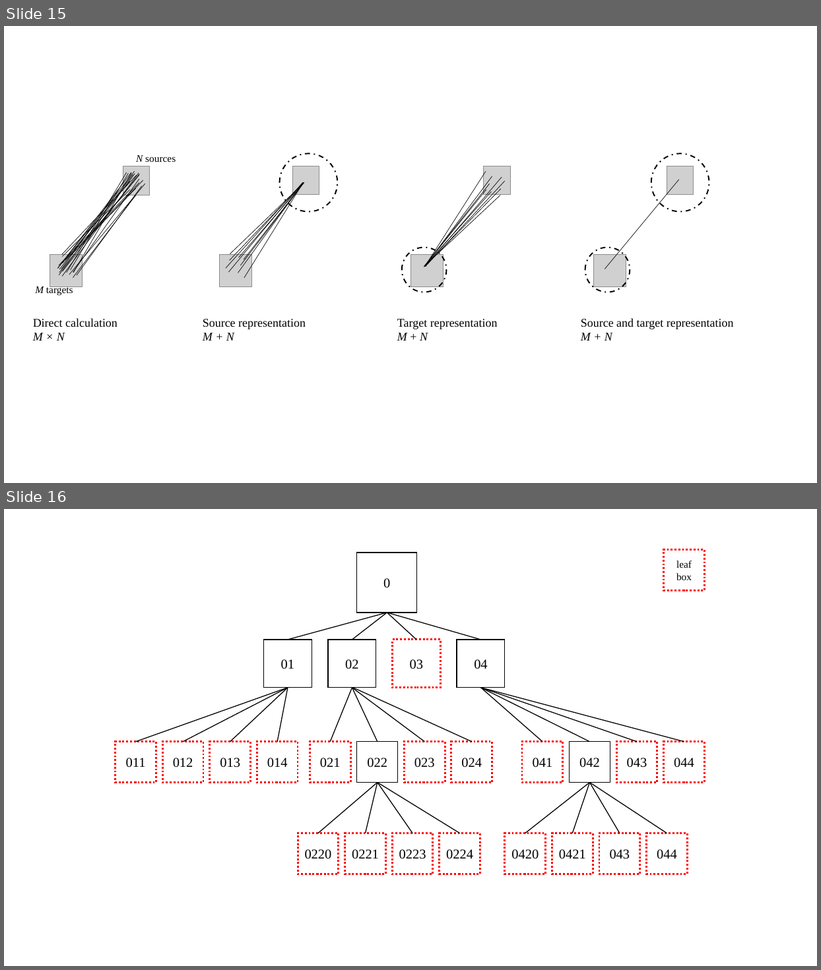
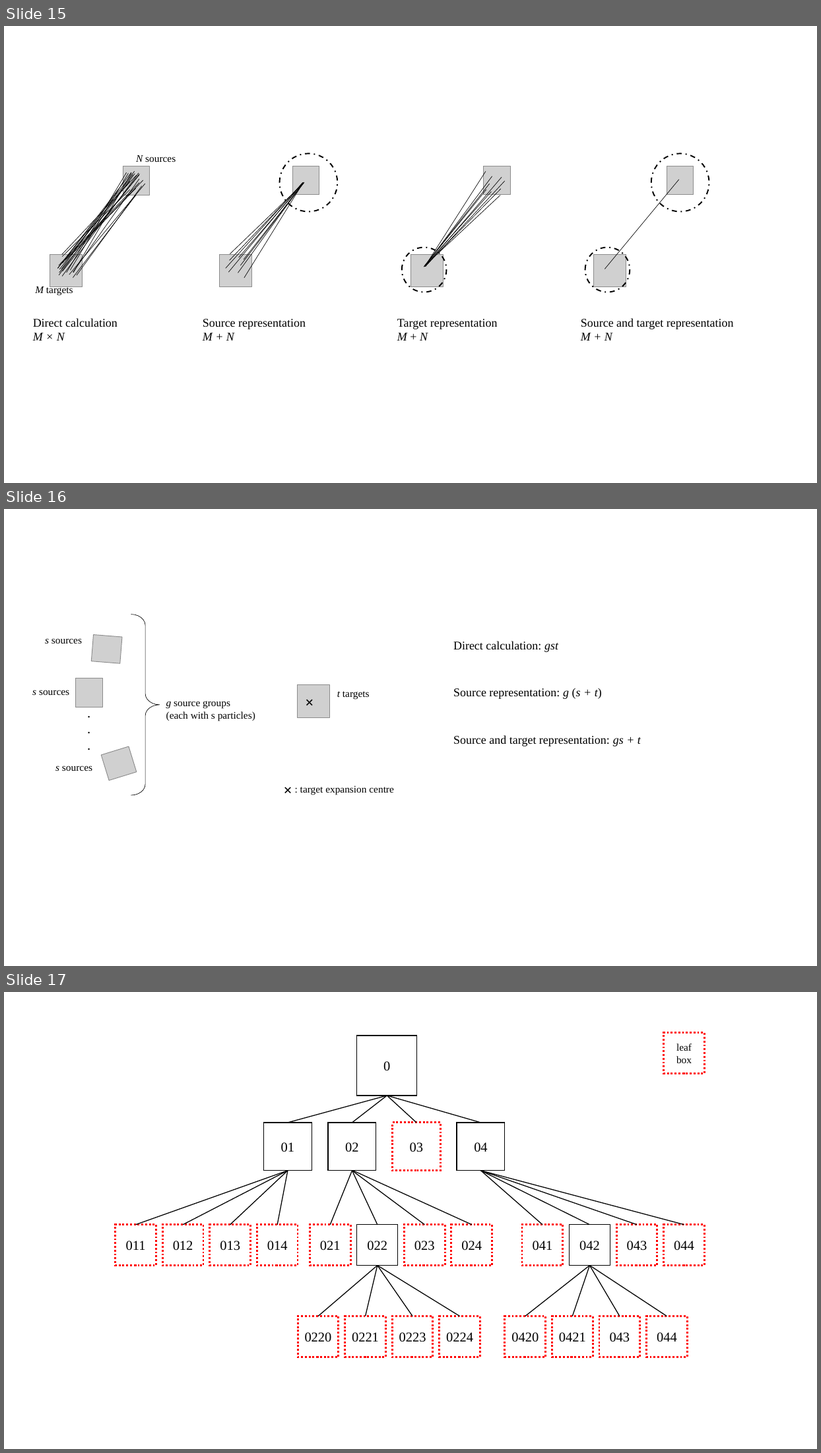
Before and after one commit to zkeitht/N-Body-Barnes-Hut-FMM, a slide deck: Misc/Nbody drawings.pptx. Shown one above the other, each under a label of ours: slides 15 and 16 before the commit, slides 15, 16 and 17 after it. The pictures are 821x970 and 821x1453 pixels, drawn with LibreOffice and Linux fonts; fonts in the diff are those of the drawing; grey boxes stand for pictures. Boxes give left, top, right and bottom in pixels: in the first picture for what was removed or moved away, otherwise in the second. Text is boxed around its words. In the diff, an @@ line names an element or a change of style, - is before the commit and + after.

```diff
--- a/Misc/Nbody drawings.pptx
+++ b/Misc/Nbody drawings.pptx
@@ slide 16 added at <box>4,509,817,966</box>, background #FFFFFF @@
@@ left brace added at <box>131,615,160,795</box>, outline #000000 0.5 pt @@
@@ text added at <box>45,638,82,644</box>, 12 pt, text #000000 @@
+s sources
@@ picture added at <box>92,634,122,663</box> @@
@@ text added at <box>453,641,558,652</box>, 14 pt, text #000000 @@
+Direct calculation: gst
@@ picture added at <box>76,679,103,707</box> @@
@@ picture added at <box>298,685,330,718</box> @@
@@ text added at <box>32,690,69,695</box>, 12 pt, text #000000 @@
+s sources
@@ text added at <box>81,701,197,757</box>, 16 pt, text #000000 @@
+.
+.
+.
@@ text added at <box>166,701,255,722</box>, 12 pt, text #000000 @@
+g source groups
+(each with s particles)
@@ text added at <box>299,690,373,714</box>, 18 pt, text #000000, bold @@
+×
@@ text added at <box>337,691,370,700</box>, 12 pt, text #000000 @@
+t targets
@@ text added at <box>453,688,602,699</box>, 14 pt, text #000000 @@
+Source representation: g (s + t)
@@ text added at <box>453,735,641,747</box>, 14 pt, text #000000 @@
+Source and target representation: gs + t
@@ text added at <box>55,766,92,771</box>, 12 pt, text #000000 @@
+s sources
@@ picture added at <box>101,747,136,781</box> @@
@@ text added at <box>278,778,297,802</box>, 18 pt, text #000000, bold @@
+×
@@ text added at <box>300,786,394,795</box>, 12 pt, text #000000 @@
+: target expansion centre
@@ what was slide 16 is now slide 17 @@
```
Also in this commit, not shown: 1 slide changed, 4 other files.
